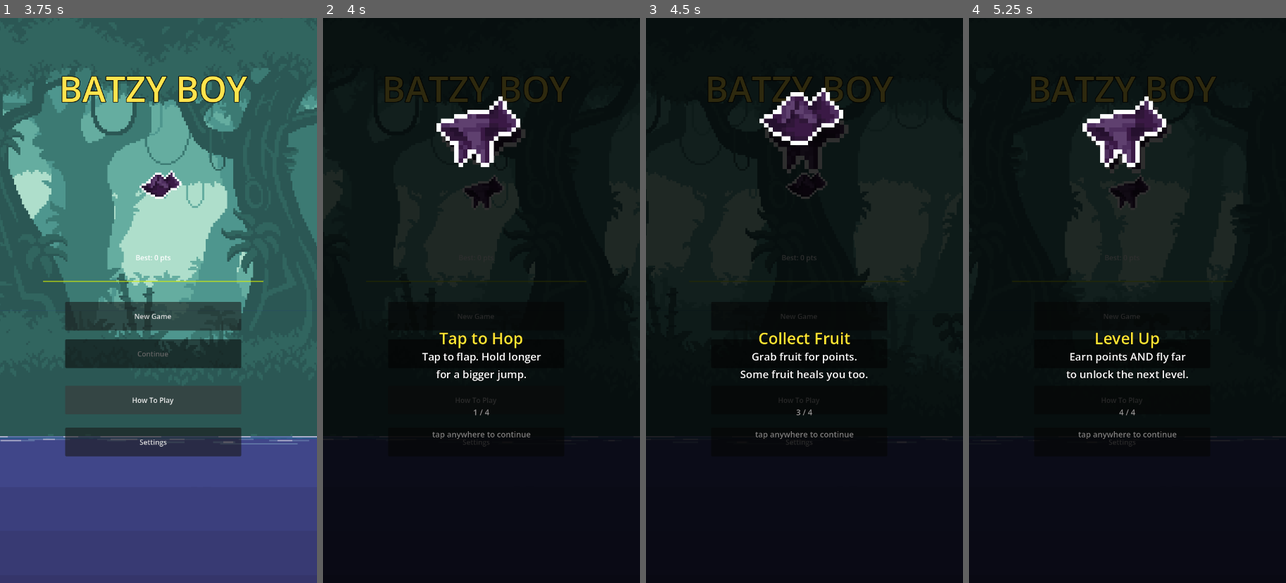
Above: before the commit, frames 1-4 (left to right).
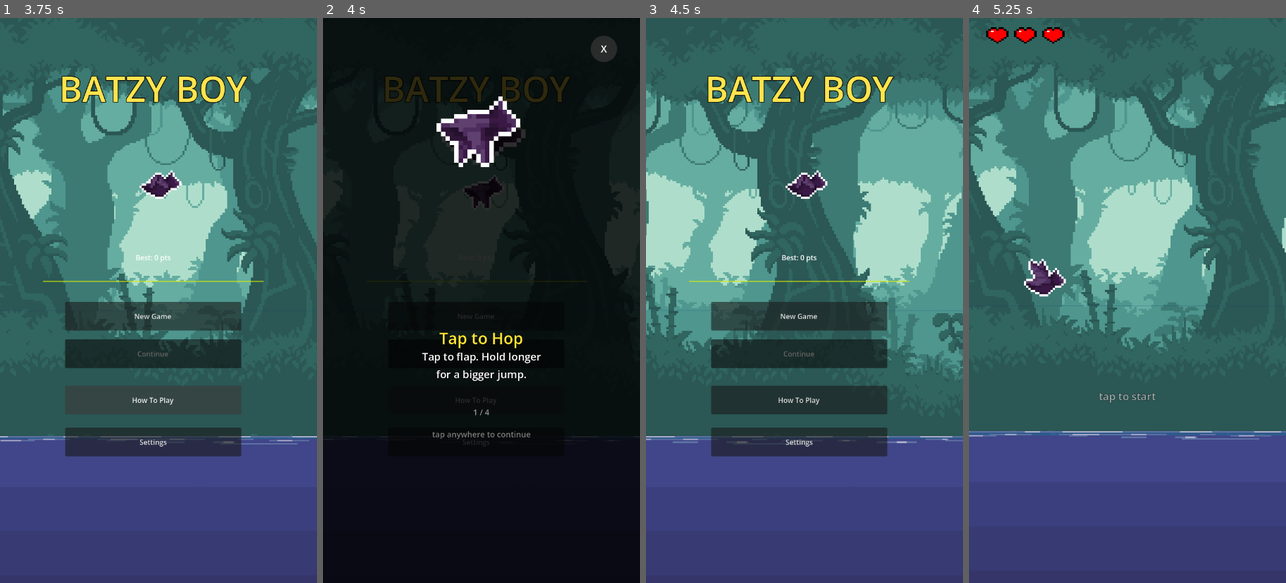
Above: after the commit, the same moments.

Repository: Kahlaylae/PlayParty
Game: Godot game, scene res://scenes/menu.tscn
Same seed, same stepped clock (60 frames per second), same inputs: the game is played once before the commit and once after it.
Inputs (mouse positions are in pixels of both pictures, inside the frame that each line leads up to):
- Up to frame 1 (3.75 s): click "New Game" at 0.5 s; tap Enter at 1.25 s; move the mouse to (228, 272) at 1.27 s; tap Space every 0.75 s from 1.35 to 3.6 s; click (228, 272) at 1.42 s; click (228, 272) at 1.52 s; click (228, 272) at 1.82 s; move the mouse to (95, 328) at 2.02 s; click (95, 328) at 2.17 s; click (95, 328) at 2.27 s; click (95, 328) at 2.57 s; move the mouse to (190, 176) at 2.77 s; click (190, 176) at 2.92 s; move the mouse to (142, 413) at 3.52 s; click (142, 413) at 3.67 s
- Up to frame 2 (4 s): click (465, 413) at 3.77 s
- Up to frame 3 (4.5 s): click (788, 413) at 4.07 s; click (928, 46) at 4.25 s, where only the run after the commit has a clickable "X"
- Up to frame 4 (5.25 s): click "New Game" at 5 s

Frame 1 is identical in both runs. In frame 2, 0.3% of the frame differs, in the area x 84-93%, y 3-8%; in frame 3, 100%; in frame 4, 100%, in the area x 0-100%, y 0-100%.

Commit message:
Batzy Boy: fix pause→menu bug, add HTP/settings X buttons, clean icon text

Diff:
--- a/batzyboy/batzyboy/script/main.gd
+++ b/batzyboy/batzyboy/script/main.gd
@@ -117,9 +117,10 @@
 			_start_game()
 		State.PAUSED:
 			# Top half → resume; bottom half → main menu
-			if (event as InputEventMouseButton).position.y < 640.0:
+			if (event as InputEventMouseButton).position.y < get_viewport().size.y / 2.0:
 				_resume_game()
 			else:
+				SaveManager.save_progress(current_level, score)
 				Engine.time_scale = 1.0
 				get_tree().change_scene_to_file("res://scenes/menu.tscn")
 		State.DEAD:
--- a/batzyboy/batzyboy/script/menu.gd
+++ b/batzyboy/batzyboy/script/menu.gd
@@ -6,10 +6,10 @@
 var _state: MenuState = MenuState.MAIN
 
 const HTP_CARDS: Array = [
-	{ "icon": "▲", "title": "Tap to Hop",     "body": "Tap to flap. Hold longer\nfor a bigger jump." },
-	{ "icon": "!", "title": "Dodge Monsters", "body": "Monsters hurt. You have\n3 hearts — don't waste them." },
-	{ "icon": "♦", "title": "Collect Fruit",  "body": "Grab fruit for points.\nSome fruit heals you too." },
-	{ "icon": "★", "title": "Level Up",       "body": "Earn points AND fly far\nto unlock the next level." },
+	{ "title": "Tap to Hop",     "body": "Tap to flap. Hold longer\nfor a bigger jump." },
+	{ "title": "Dodge Monsters", "body": "Monsters hurt. You have\n3 hearts — don't waste them." },
+	{ "title": "Collect Fruit",  "body": "Grab fruit for points.\nSome fruit heals you too." },
+	{ "title": "Level Up",       "body": "Earn points AND fly far\nto unlock the next level." },
 ]
 var _htp_card_idx: int = 0
 
@@ -66,7 +66,7 @@
 
 
 # ── Input ─────────────────────────────────────────────────────────────────────
-func _input(event: InputEvent) -> void:
+func _unhandled_input(event: InputEvent) -> void:
 	if not (event is InputEventMouseButton and event.pressed):
 		return
 	if _state == MenuState.HOW_TO_PLAY:
@@ -132,6 +132,35 @@
 	var hint := _make_label_centered(panel, 290.0, 18, "tap anywhere to continue")
 	hint.add_theme_color_override("font_color", Color(0.5, 0.5, 0.5))
 
+	var htp_x := Button.new()
+	htp_x.text           = "X"
+	htp_x.anchor_left    = 1.0
+	htp_x.anchor_right   = 1.0
+	htp_x.anchor_top     = 0.0
+	htp_x.anchor_bottom  = 0.0
+	htp_x.offset_left    = -112.0
+	htp_x.offset_right   = -52.0
+	htp_x.offset_top     = 40.0
+	htp_x.offset_bottom  = 100.0
+	var htp_x_style := StyleBoxFlat.new()
+	htp_x_style.bg_color                   = Color(0.18, 0.18, 0.18, 0.9)
+	htp_x_style.corner_radius_top_left     = 30
+	htp_x_style.corner_radius_top_right    = 30
+	htp_x_style.corner_radius_bottom_left  = 30
+	htp_x_style.corner_radius_bottom_right = 30
+	htp_x.add_theme_stylebox_override("normal", htp_x_style)
+	var htp_x_hover := htp_x_style.duplicate() as StyleBoxFlat
+	htp_x_hover.bg_color = Color(0.35, 0.35, 0.35, 0.95)
+	htp_x.add_theme_stylebox_override("hover",   htp_x_hover)
+	htp_x.add_theme_stylebox_override("pressed", htp_x_hover)
+	htp_x.add_theme_font_size_override("font_size", 22)
+	htp_x.add_theme_color_override("font_color", Color.WHITE)
+	htp_x.pressed.connect(func():
+		_htp_layer.hide()
+		_state = MenuState.MAIN
+	)
+	panel.add_child(htp_x)
+
 
 func _show_htp() -> void:
 	_state = MenuState.HOW_TO_PLAY
@@ -179,7 +208,7 @@
 	# Circle back button — top-right, just above the Settings title
 	# anchor top=0 means offset_top is absolute from screen top; title resolves to y≈360
 	var back_btn := Button.new()
-	back_btn.text           = "Back"
+	back_btn.text           = "X"
 	back_btn.anchor_left    = 1.0
 	back_btn.anchor_right   = 1.0
 	back_btn.anchor_top     = 0.0
@@ -239,7 +268,7 @@
 
 
 func _audio_label() -> String:
-	return "🔊  Audio: ON" if not SaveManager.audio_muted else "🔇  Audio: OFF"
+	return "Audio: ON" if not SaveManager.audio_muted else "Audio: OFF"
 
 
 # ── Outline shader ───────────────────────────────────────────────────────────
